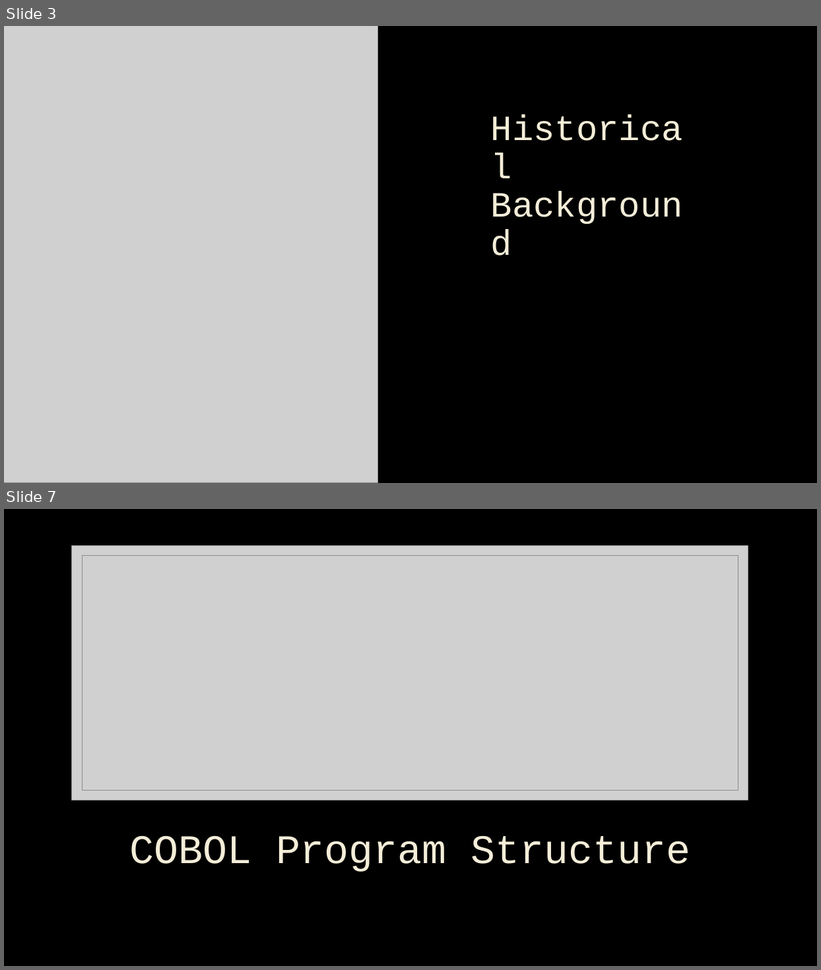
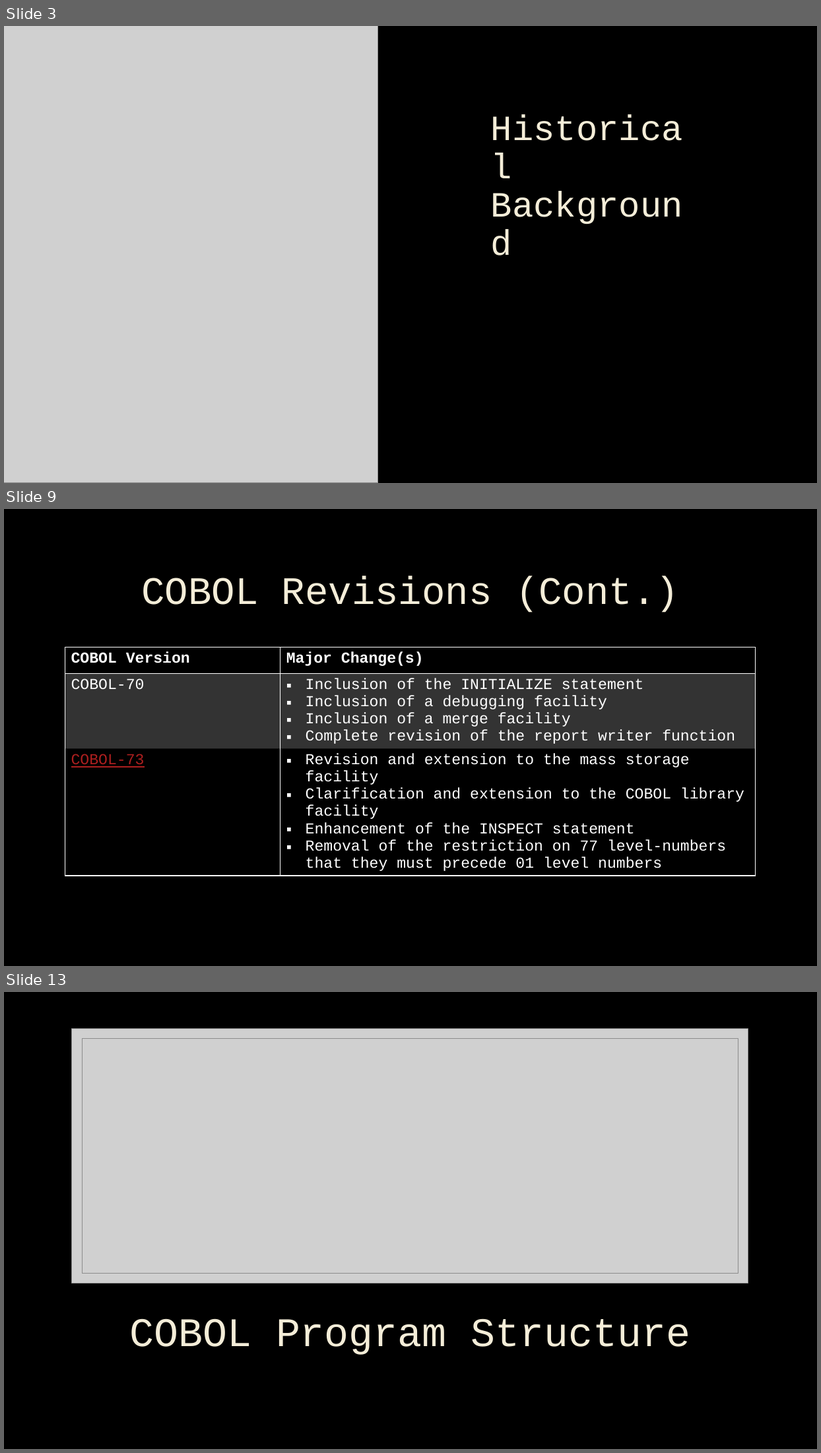
Before and after one commit to n1zuu/cobol-stack-demo, a slide deck: cobol/cobol.pptx. Shown one above the other, each under a label of ours: slides 3 and 7 before the commit, slides 3, 9 and 13 after it; the slides between them are not shown. The pictures are 821x970 and 821x1453 pixels, drawn with LibreOffice and Linux fonts; fonts in the diff are those of the drawing; grey boxes stand for pictures; background and template pictures are left out. Boxes give left, top, right and bottom in pixels: in the first picture for what was removed or moved away, otherwise in the second. Text is boxed around its words. In the diff, an @@ line names an element or a change of style, - is before the commit and + after.

```diff
--- a/cobol/cobol.pptx
+++ b/cobol/cobol.pptx
@@ slide 9 added at (4, 509, 817, 966), background picture (left out) @@
@@ title added at (141, 576, 679, 613), 46 pt, text #F4EDD8 @@
+COBOL Revisions (Cont.)
@@ table added at (65, 648, 756, 874), 3 rows, 2 columns @@
+COBOL Version | Major Change(s)
+COBOL-70 | Inclusion of the INITIALIZE statement / Inclusion of a debugging facility / Inclusion of a merge facility / Complete revision of the report writer function
+COBOL-73 | Revision and extension to the mass storage facility / Clarification and extension to the COBOL library facility / Enhancement of the INSPECT statement / Removal of the restriction on 77 level-numbers that they must precede 01 level numbers
@@ what was slide 7 is now slide 13 @@
```
Also in this commit, not shown: 10 slides changed, 19 other slides added.
